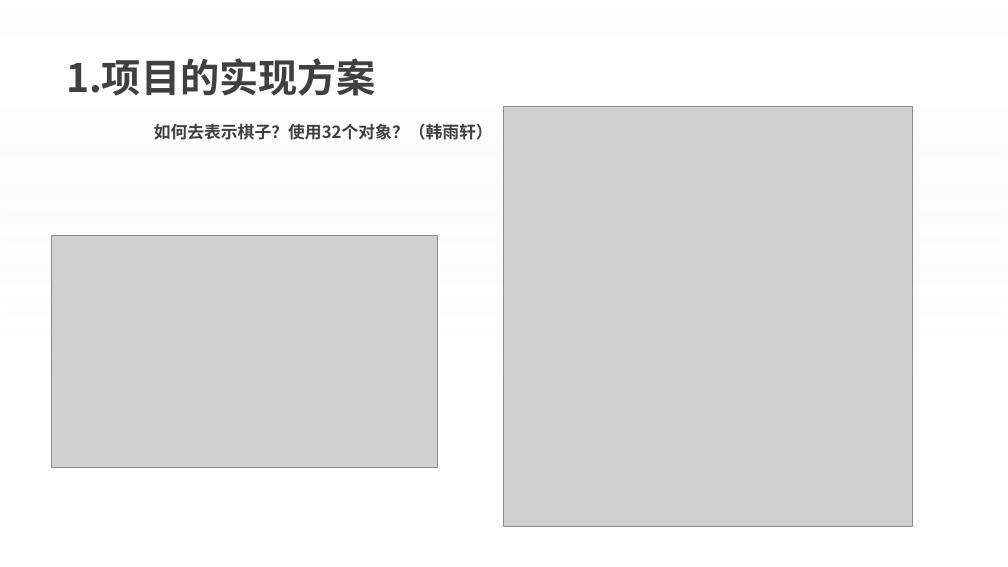
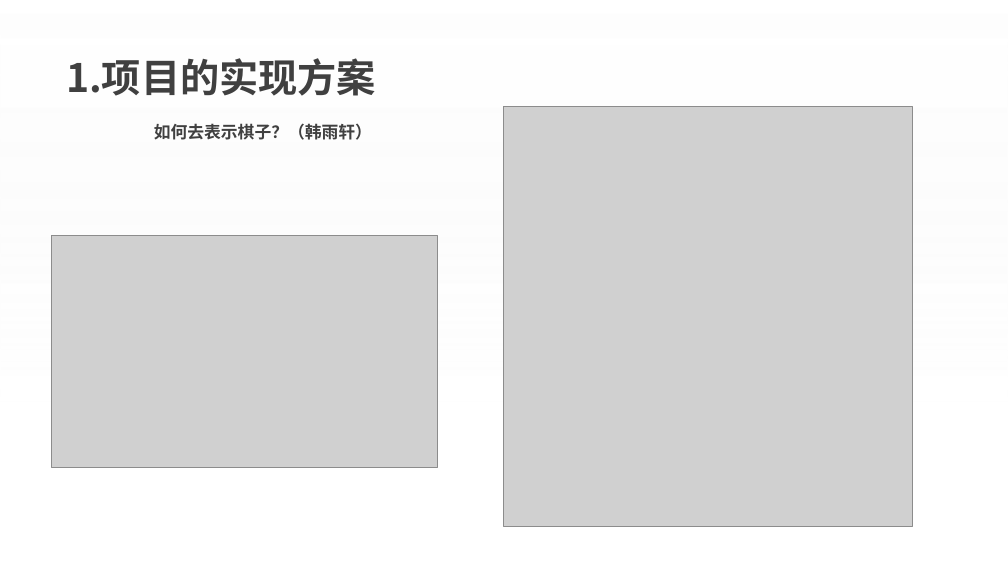
Before and after one commit to HAHA-debug-psg/chess, a slide deck: slide 3 of project.pptx. Drawn at 1008x567 pixels with LibreOffice and Linux fonts; fonts in the diff are those of the drawing; grey boxes stand for pictures; background and template pictures are left out. Boxes give left, top, right and bottom in pixels: in the first picture for what was removed or moved away, otherwise in the second. Text is boxed around its words. In the diff, an @@ line names an element or a change of style, - is before the commit and + after.

```diff
--- a/project.pptx
+++ b/project.pptx
@@ text at [154,123,372,140]: text changed @@
-如何去表示棋子？使用32个对象？（韩雨轩）
+如何去表示棋子？（韩雨轩）
```
Also in this commit, not shown: 2 other slides changed, 1 slide removed.
